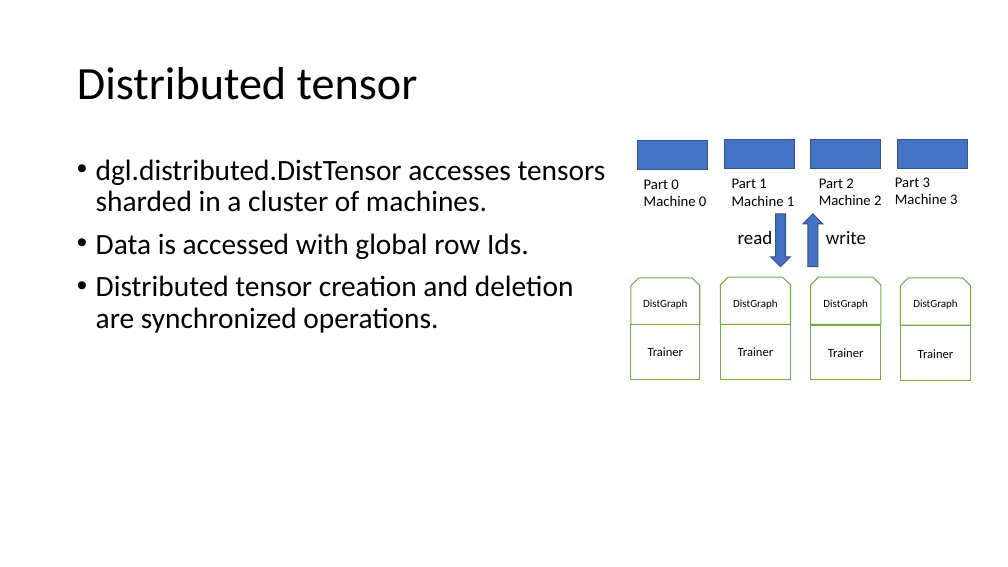
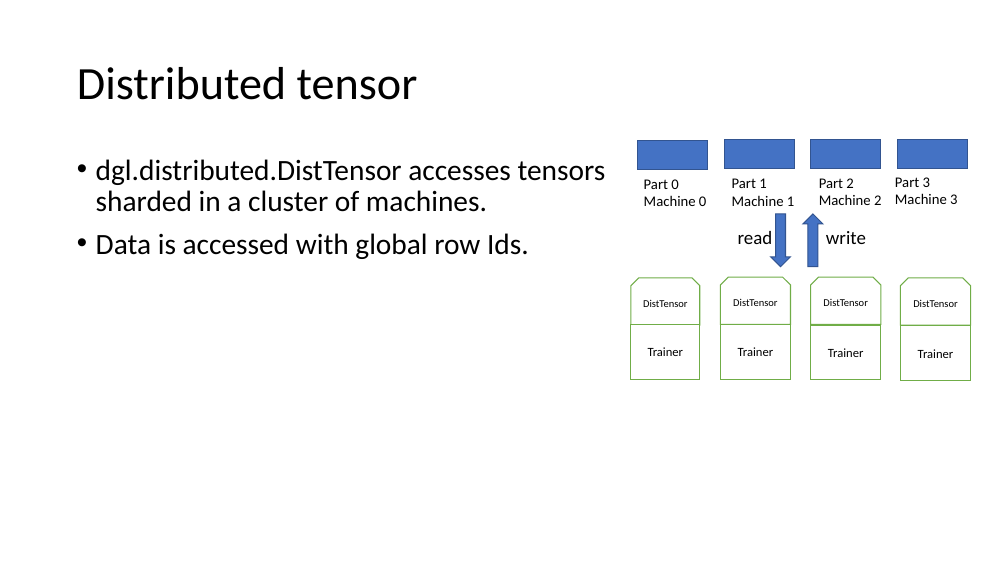
Before and after one commit to dglai/KDD20-Hands-on-Tutorial, a slide deck: slide 15 of 5-distributed/distributed training tutorial.pptx (slide 13 before the commit). Drawn at 1008x567 pixels with LibreOffice and Linux fonts; fonts in the diff are those of the drawing. Boxes give left, top, right and bottom in pixels: in the first picture for what was removed or moved away, otherwise in the second. Text is boxed around its words. In the diff, an @@ line names an element or a change of style, - is before the commit and + after.

```diff
--- a/5-distributed/distributed training tutorial.pptx
+++ b/5-distributed/distributed training tutorial.pptx
@@ text at <box>96,275,573,333</box>: paragraph removed @@
-• Distributed tensor creation and deletion are synchronized operations.
@@ text in snip same rect at <box>733,299,777,306</box>: text changed; size 10.5 to 10 pt @@
-DistGraph
+DistTensor
@@ text in snip same rect at <box>823,299,867,306</box>: text changed; size 10.5 to 10 pt @@
-DistGraph
+DistTensor
@@ text in snip same rect at <box>643,300,687,307</box>: text changed; size 10.5 to 10 pt @@
-DistGraph
+DistTensor
@@ text in snip same rect at <box>913,300,957,307</box>: text changed; size 10.5 to 10 pt @@
-DistGraph
+DistTensor
```
Also in this commit, not shown: 10 other slides changed, 5 slides added, 1 slide removed.
